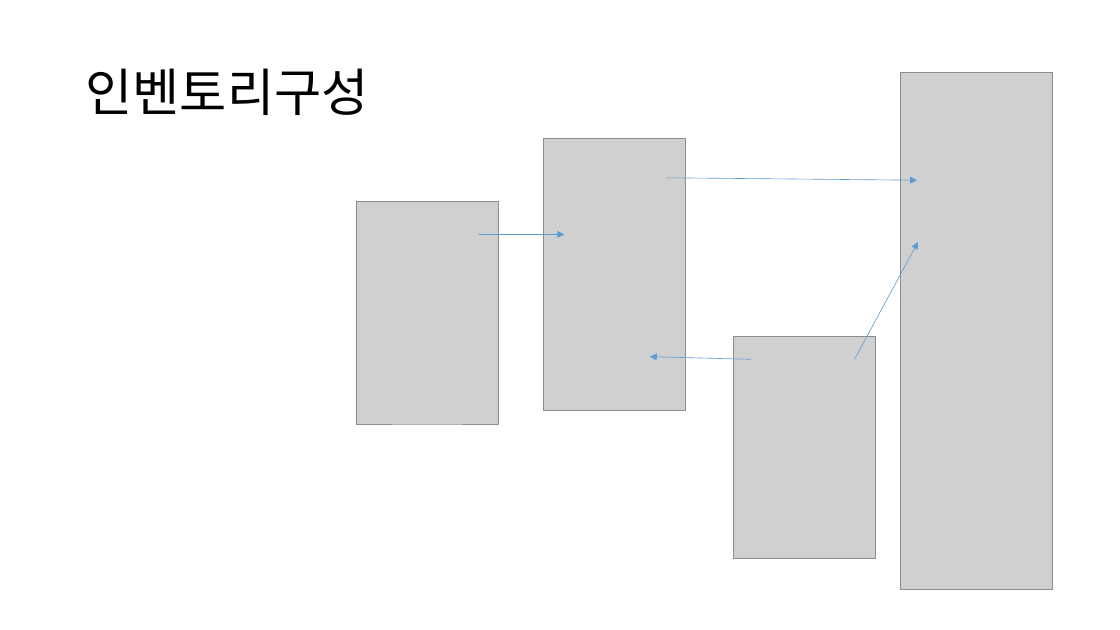
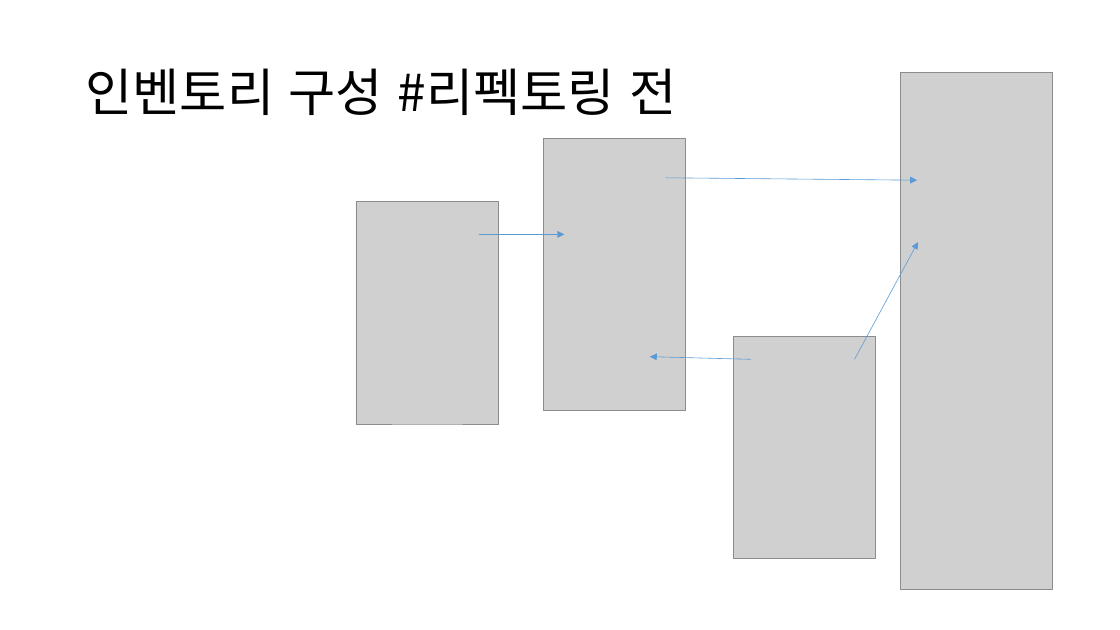
Before and after one commit to ShadowKingdoms/2021.G.D.T.C.-Programing-Designer-, a slide deck: slide 10 of GameUIUXPrograming/Document/여우의 모험.pptx. Drawn at 1120x630 pixels with LibreOffice and Linux fonts; fonts in the diff are those of the drawing; grey boxes stand for pictures. Boxes give left, top, right and bottom in pixels: in the first picture for what was removed or moved away, otherwise in the second. Text is boxed around its words. In the diff, an @@ line names an element or a change of style, - is before the commit and + after.

```diff
--- a/GameUIUXPrograming/Document/여우의 모험.pptx
+++ b/GameUIUXPrograming/Document/여우의 모험.pptx
@@ title at (85,68,677,115): text changed @@
-인벤토리구성
+인벤토리 구성 #리펙토링 전
```
Also in this commit, not shown: 1 other slide changed, 1 slide added, 12 other files.
